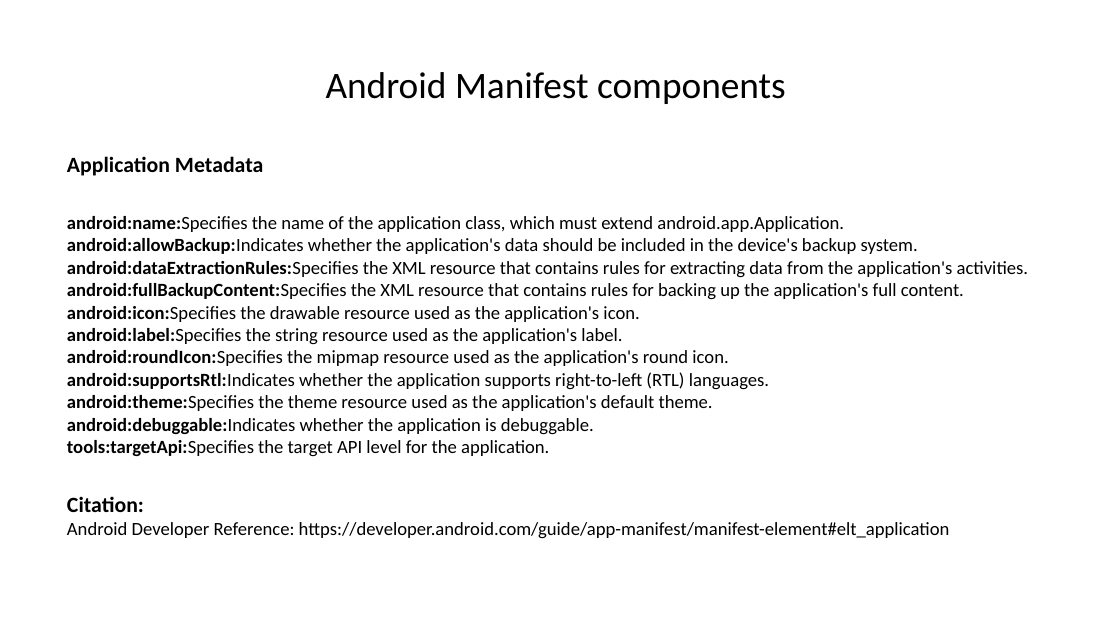
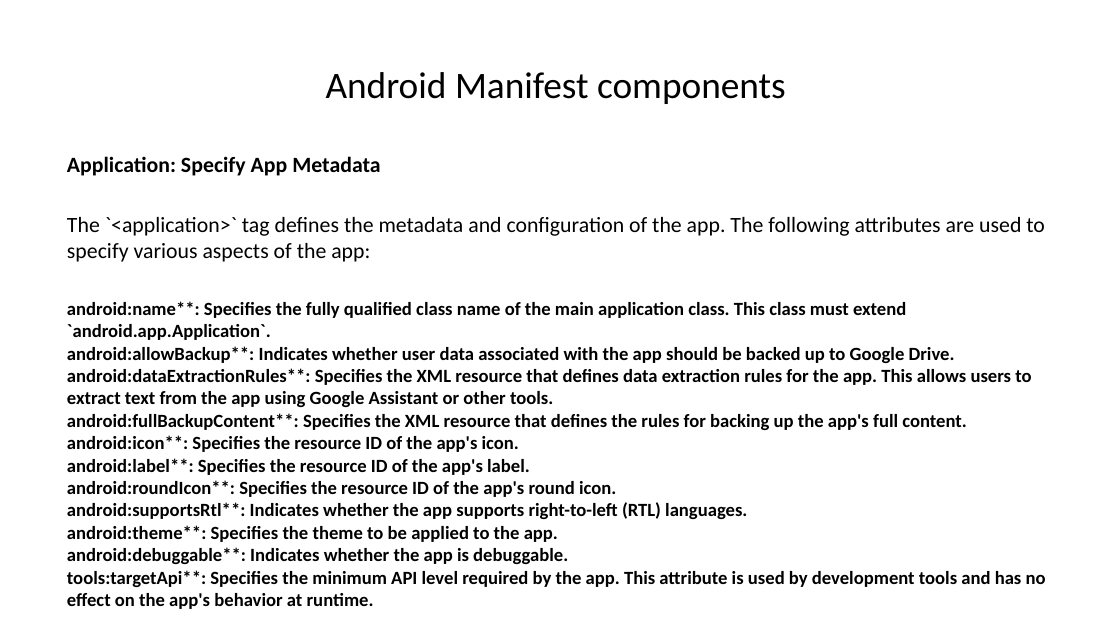
Before and after one commit to munirrudy-sg/Boring-Slide-Eradicator-inator, a slide deck: slide 8 of output.pptx. Drawn at 1120x630 pixels with LibreOffice and Linux fonts; fonts in the diff are those of the drawing. Boxes give left, top, right and bottom in pixels: in the first picture for what was removed or moved away, otherwise in the second. Text is boxed around its words. In the diff, an @@ line names an element or a change of style, - is before the commit and + after.

```diff
--- a/output.pptx
+++ b/output.pptx
@@ text at (67,156,1046,587): text changed; bold on @@
-Application Metadata
-android:name:Specifies the name of the application class, which must extend android.app.Application.
-android:allowBackup:Indicates whether the application's data should be included in the device's backup system.
-android:dataExtractionRules:Specifies the XML resource that contains rules for extracting data from the application's activities.
-android:fullBackupContent:Specifies the XML resource that contains rules for backing up the application's full content.
-android:icon:Specifies the drawable resource used as the application's icon.
-android:label:Specifies the string resource used as the application's label.
-android:roundIcon:Specifies the mipmap resource used as the application's round icon.
-android:supportsRtl:Indicates whether the application supports right-to-left (RTL) languages.
-android:theme:Specifies the theme resource used as the application's default theme.
-android:debuggable:Indicates whether the application is debuggable.
-tools:targetApi:Specifies the target API level for the application.
-Citation:
-Android Developer Reference: https://developer.android.com/guide/app-manifest/manifest-element#elt_application
+Application: Specify App Metadata
+The `<application>` tag defines the metadata and configuration of the app. The following attributes are used to specify various aspects of the app:
+android:name**: Specifies the fully qualified class name of the main application class. This class must extend `android.app.Application`.
+android:allowBackup**: Indicates whether user data associated with the app should be backed up to Google Drive.
+android:dataExtractionRules**: Specifies the XML resource that defines data extraction rules for the app. This allows users to extract text from the app using Google Assistant or other tools.
+android:fullBackupContent**: Specifies the XML resource that defines the rules for backing up the app's full content.
+android:icon**: Specifies the resource ID of the app's icon.
+android:label**: Specifies the resource ID of the app's label.
+android:roundIcon**: Specifies the resource ID of the app's round icon.
+android:supportsRtl**: Indicates whether the app supports right-to-left (RTL) languages.
+android:theme**: Specifies the theme to be applied to the app.
+android:debuggable**: Indicates whether the app is debuggable.
+tools:targetApi**: Specifies the minimum API level required by the app. This attribute is used by development tools and has no effect on the app's behavior at runtime.
```
Also in this commit, not shown: 14 other slides changed, 1 other file.
